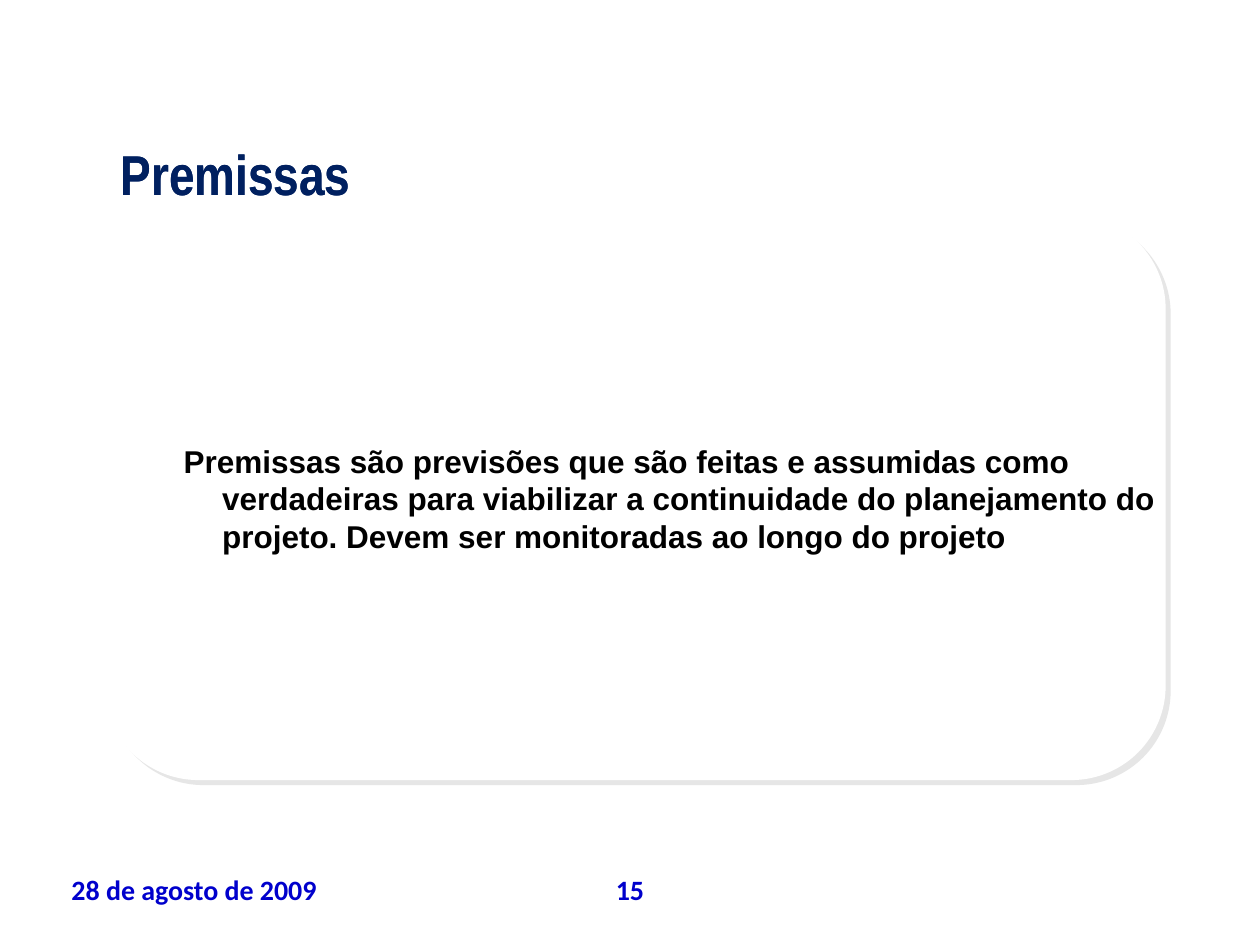
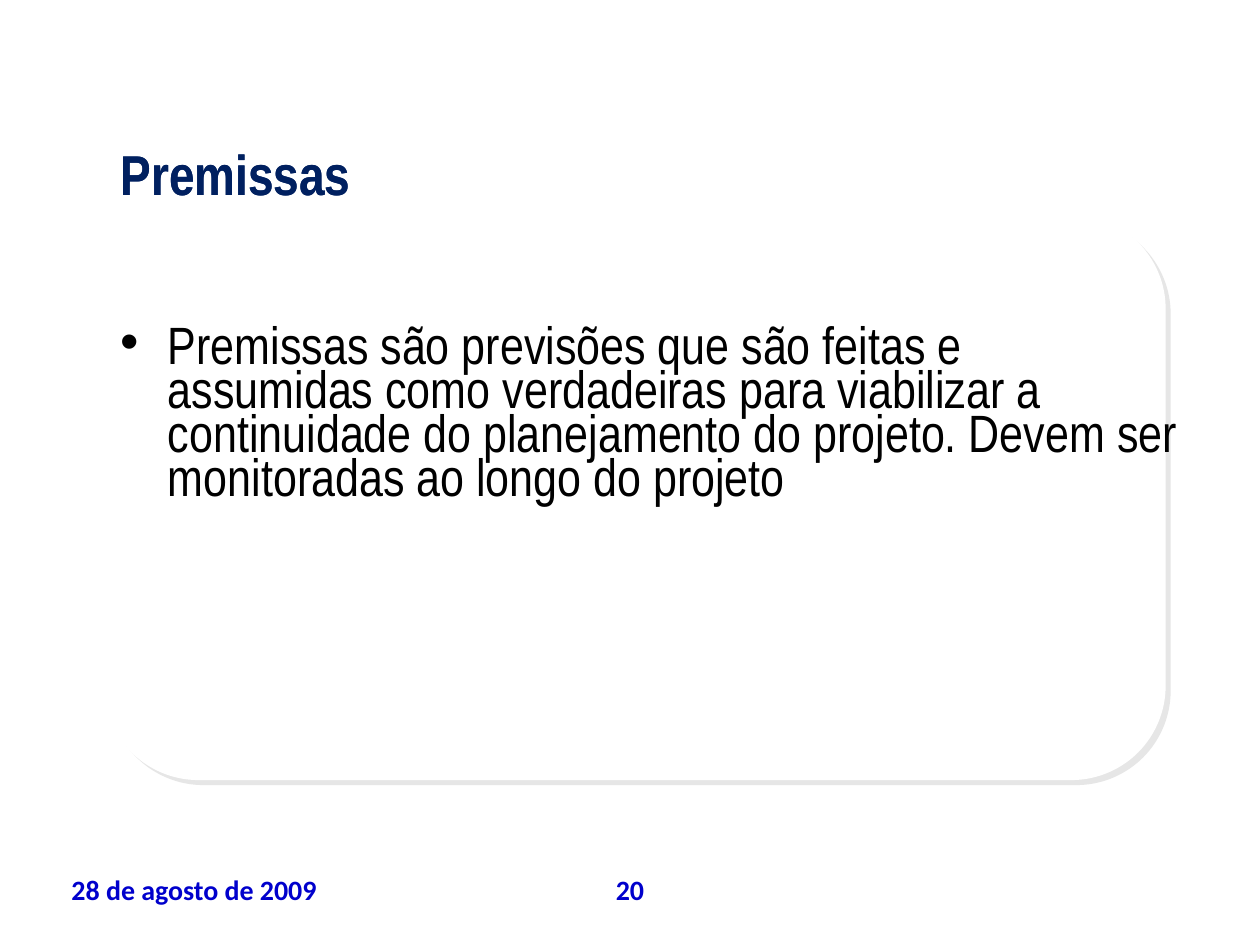
Before and after one commit to leoevaristo/psa20092, a slide deck: slide 20 of ARTEFATOS/TAP_apresentacao.ppt (slide 15 before the commit). Drawn at 1260x945 pixels with LibreOffice and Linux fonts; fonts in the diff are those of the drawing; background and template pictures are left out. Boxes give left, top, right and bottom in pixels: in the first picture for what was removed or moved away, otherwise in the second. Text is boxed around its words. In the diff, an @@ line names an element or a change of style, - is before the commit and + after.

```diff
--- a/ARTEFATOS/TAP_apresentacao.ppt
+++ b/ARTEFATOS/TAP_apresentacao.ppt
@@ text "Premissas são previsões que são ..." at (x1=168, y1=326, x2=1177, y2=506): size 18 to 30 pt, font Arial to Arial Narrow, bold off; bullet none to •; list level 2 to 1 in "Premissas são previsões que são ..."; line spacing 1 to 0.7 @@
@@ page number at (x1=616, y1=881, x2=644, y2=900): text changed @@
-15
+20
```
Also in this commit, not shown: 12 other slides changed, 6 slides added, 1 slide removed, 1 other file.
